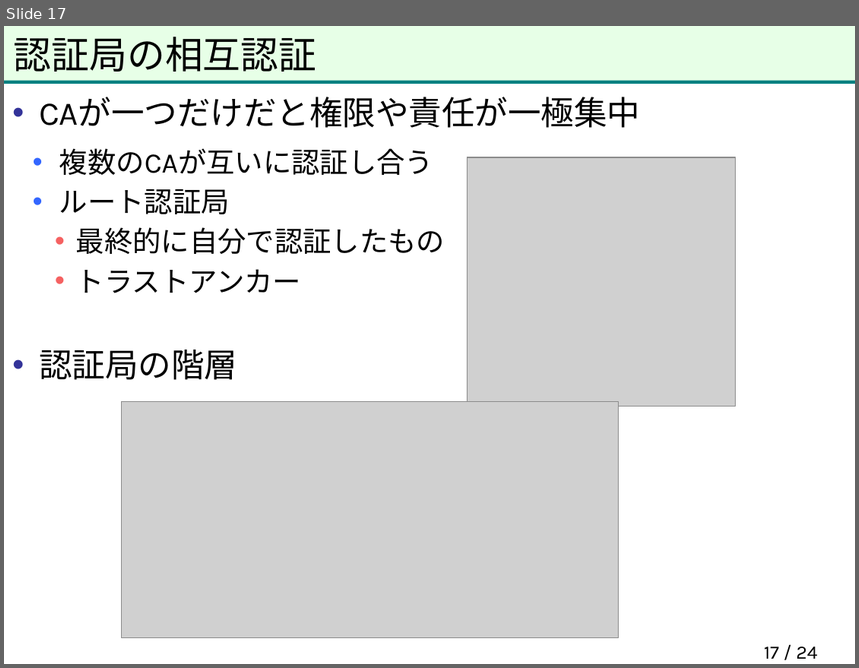
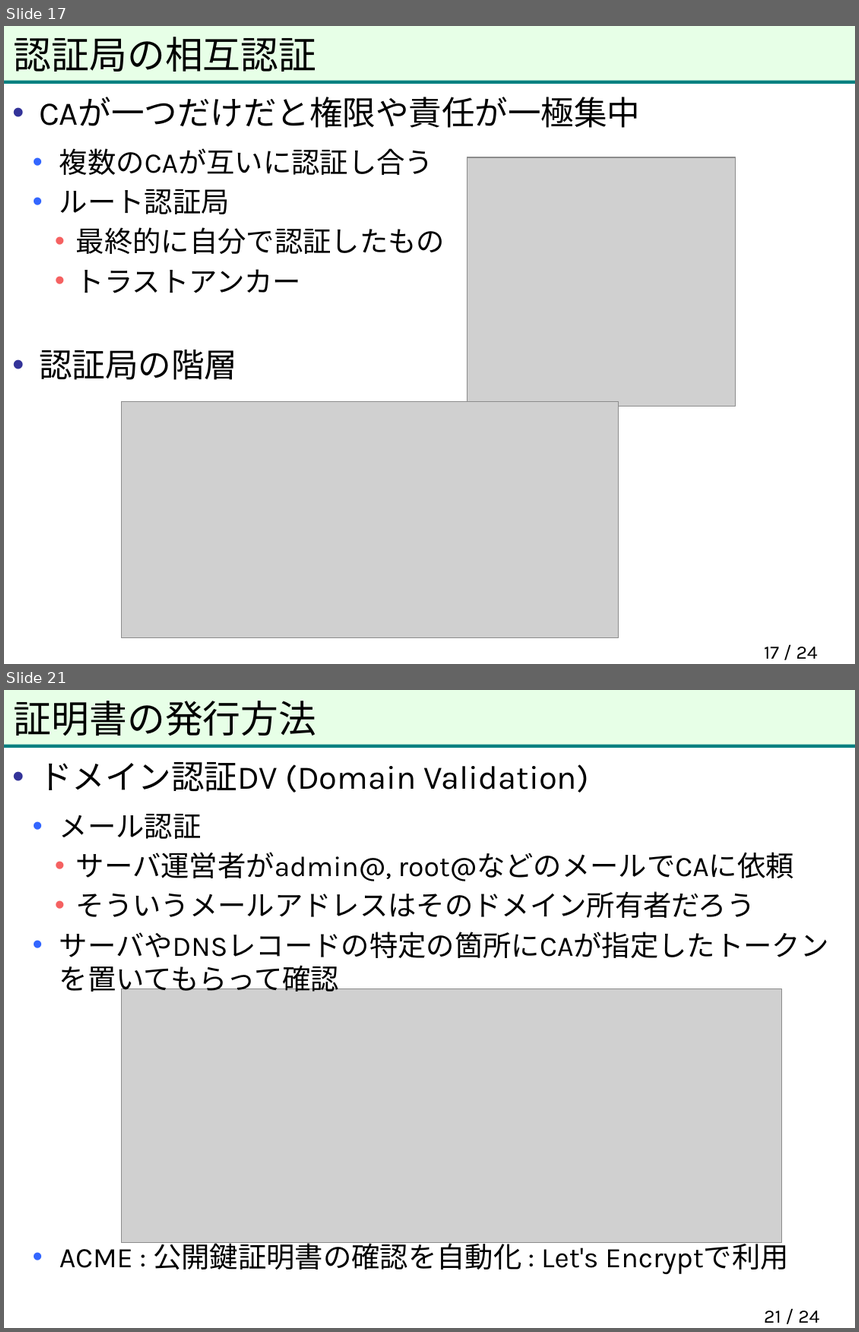
Before and after one commit to herumi/anninbon, a slide deck: lec/anninbon8.pptx. Shown one above the other, each under a label of ours: slide 17 before the commit, slides 17 and 21 after it; the slides between them are not shown. The pictures are 859x668 and 859x1332 pixels, drawn with LibreOffice and Linux fonts; fonts in the diff are those of the drawing; grey boxes stand for pictures; background and template pictures are left out. Boxes give left, top, right and bottom in pixels: in the first picture for what was removed or moved away, otherwise in the second. Text is boxed around its words. In the diff, an @@ line names an element or a change of style, - is before the commit and + after.

```diff
--- a/lec/anninbon8.pptx
+++ b/lec/anninbon8.pptx
@@ slide 21 added at bbox=[4, 690, 855, 1328], background #FFFFFF; not listed: 2 template elements that a slide beside it also shows @@
@@ title added at bbox=[14, 701, 316, 736], 32 pt, text #000000 @@
+証明書の発行方法
@@ text added at bbox=[39, 762, 829, 1274], 24 pt, text #000000 @@
+• ドメイン認証DV (Domain Validation)
+  • メール認証
+    • サーバ運営者がadmin@, root@などのメールでCAに依頼
+    • そういうメールアドレスはそのドメイン所有者だろう
+  • サーバやDNSレコードの特定の箇所にCAが指定したトークンを置いてもらって確認
+  • ACME : 公開鍵証明書の確認を自動化 : Let's Encryptで利用
@@ picture added at bbox=[122, 989, 782, 1243] @@
@@ page number added at bbox=[764, 1311, 819, 1323], 16 pt, text #000000 @@
+21 / 24
```
Also in this commit, not shown: 1 slide changed, 7 other slides added.
